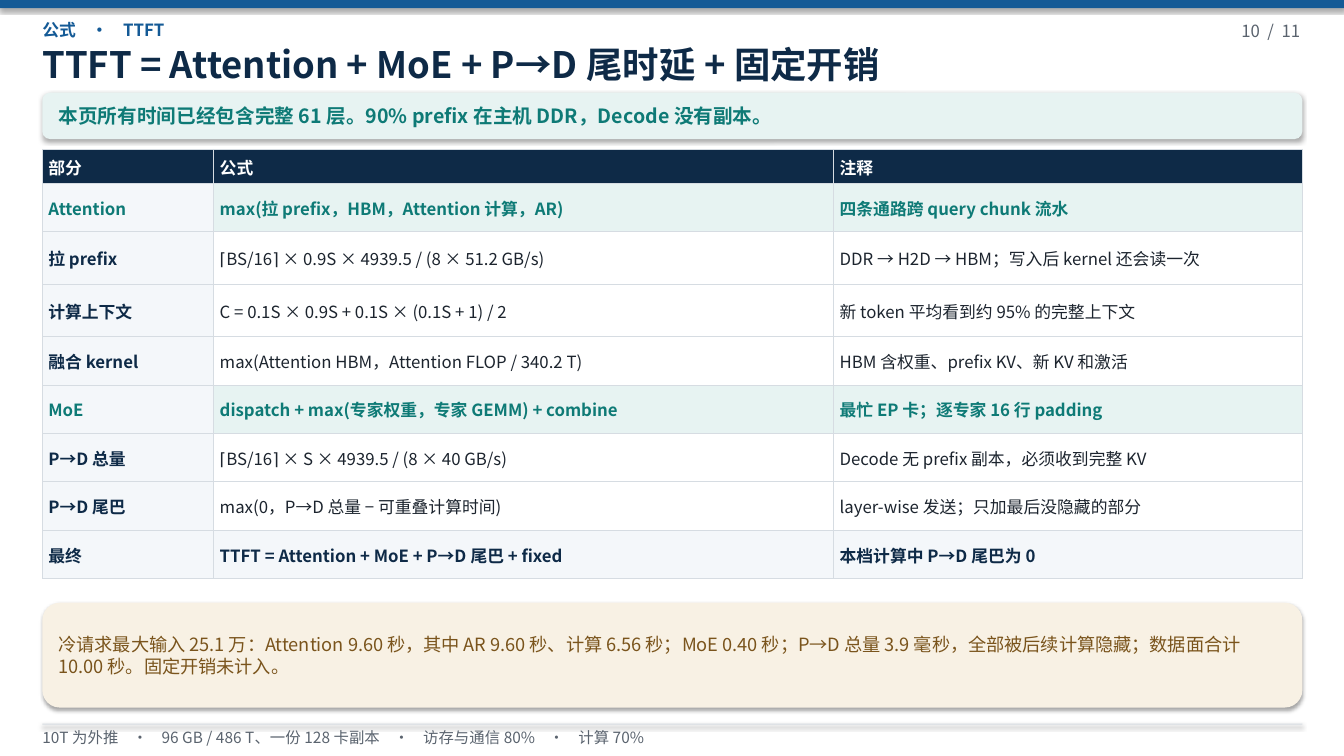
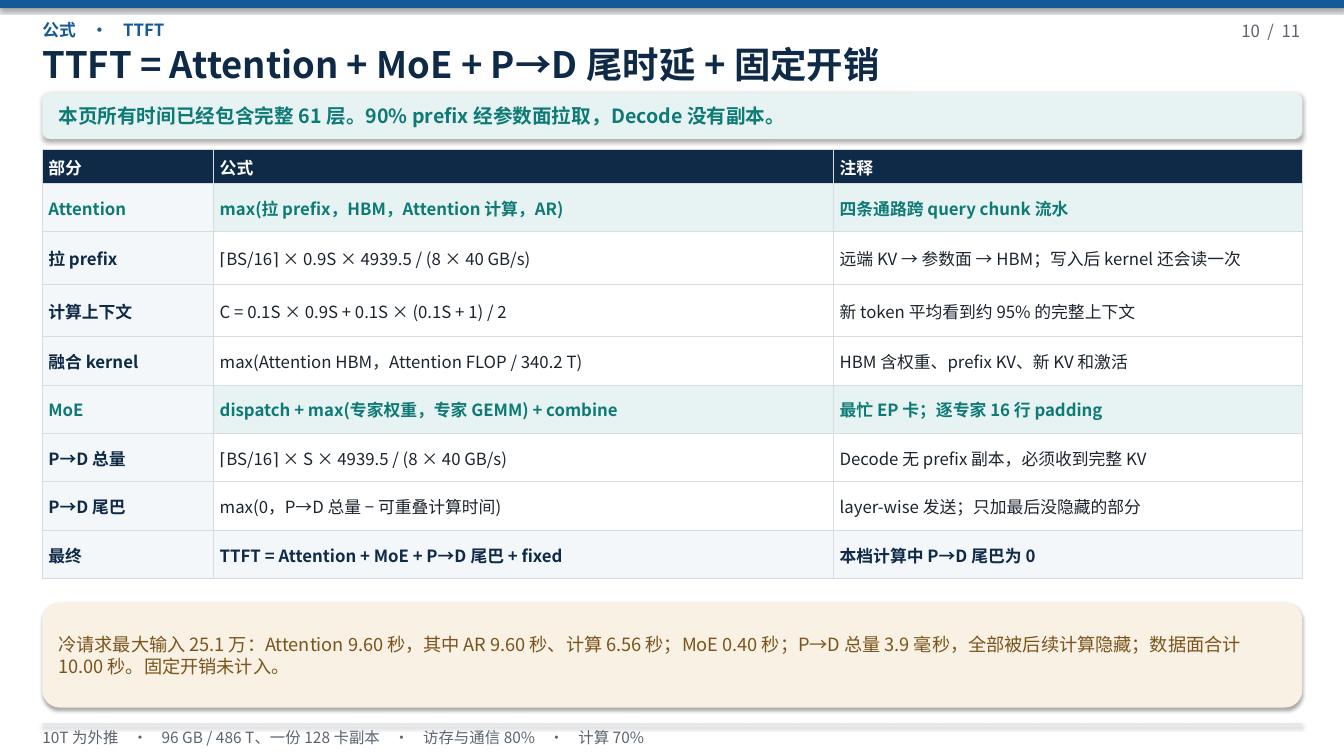
Before and after one commit to 69515164-rgb/UCL-MPComm, a slide deck: slide 10 of docs/deepseek-96g-slo.pptx. Drawn at 1344x756 pixels with LibreOffice and Linux fonts; fonts in the diff are those of the drawing. Boxes give left, top, right and bottom in pixels: in the first picture for what was removed or moved away, otherwise in the second. Text is boxed around its words. In the diff, an @@ line names an element or a change of style, - is before the commit and + after.

```diff
--- a/docs/deepseek-96g-slo.pptx
+++ b/docs/deepseek-96g-slo.pptx
@@ text at bbox=[58, 106, 785, 128]: text changed @@
-本页所有时间已经包含完整 61 层。90% prefix 在主机 DDR，Decode 没有副本。
+本页所有时间已经包含完整 61 层。90% prefix 经参数面拉取，Decode 没有副本。
@@ table at bbox=[42, 149, 1303, 579] @@
-row 3, column 2: ⌈BS/16⌉ × 0.9S × 4939.5 / (8 × 51.2 GB/s)
+row 3, column 2: ⌈BS/16⌉ × 0.9S × 4939.5 / (8 × 40 GB/s)
-row 3, column 3: DDR → H2D → HBM；写入后 kernel 还会读一次
+row 3, column 3: 远端 KV → 参数面 → HBM；写入后 kernel 还会读一次
```
Also in this commit, not shown: 2 other slides changed, 1 other file.
